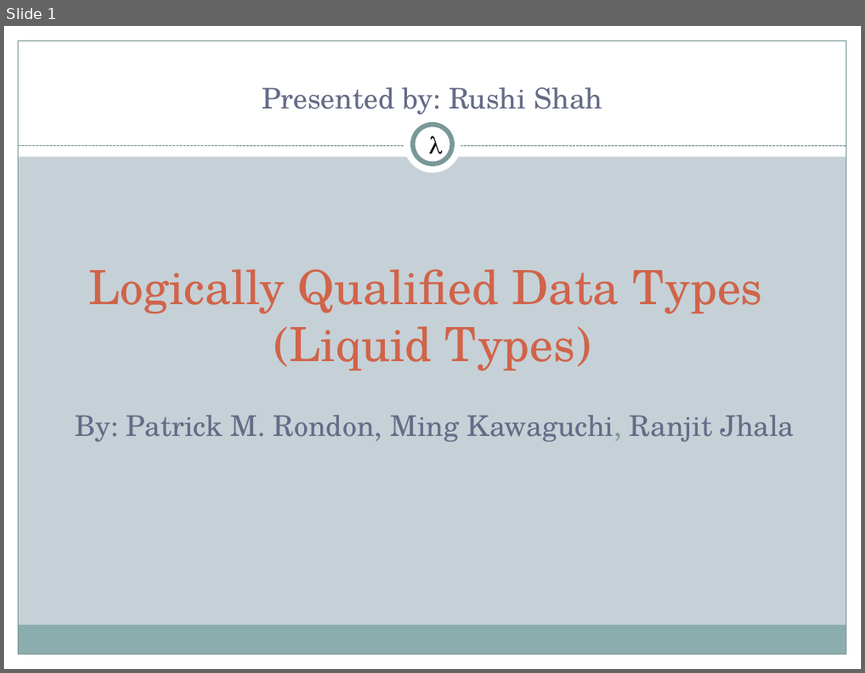
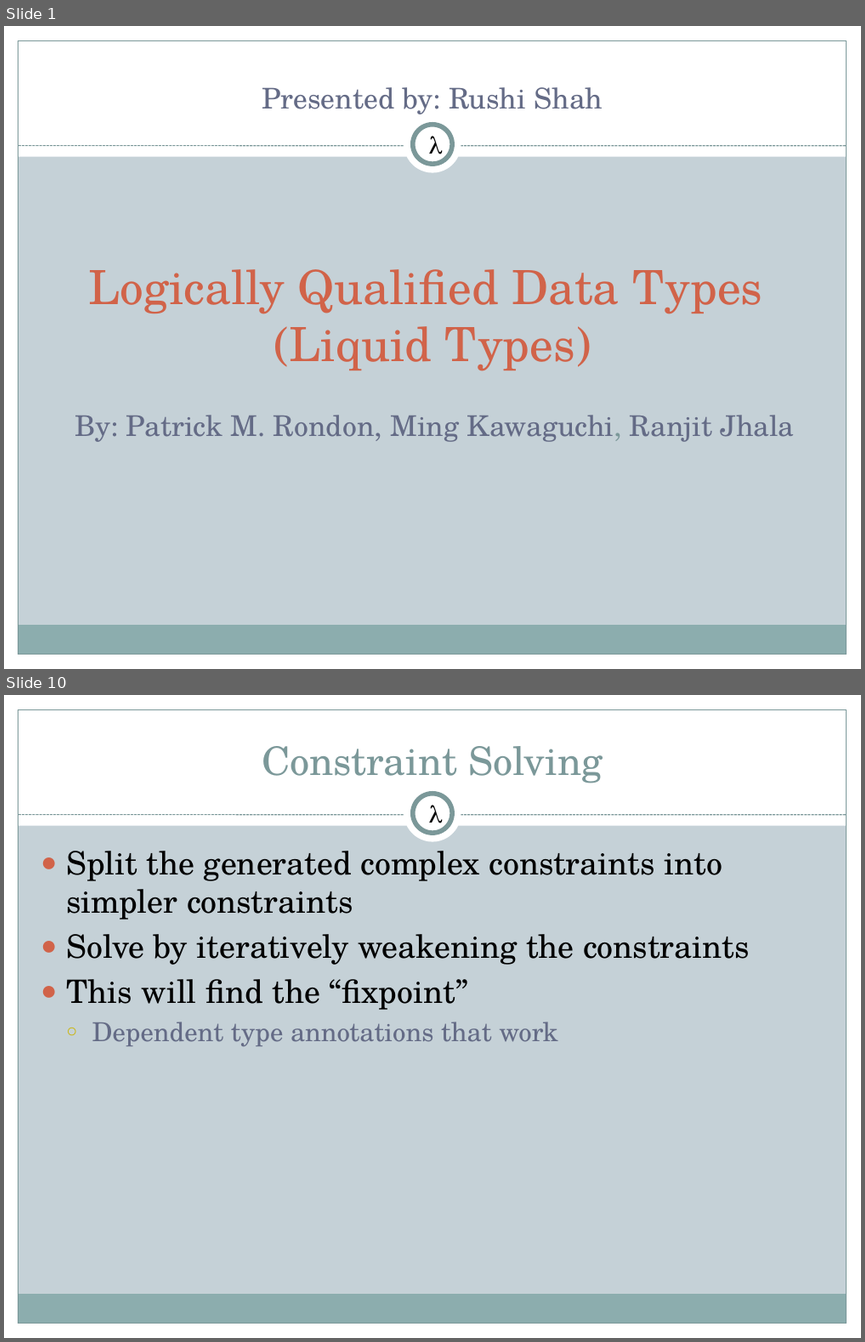
Before and after one commit to 2016rshah/CS395T, a slide deck: liquid-types.pptx. Shown one above the other, each under a label of ours: slide 1 before the commit, slides 1 and 10 after it; the slides between them are not shown. The pictures are 865x673 and 865x1342 pixels, drawn with LibreOffice and Linux fonts; fonts in the diff are those of the drawing. Boxes give left, top, right and bottom in pixels: in the first picture for what was removed or moved away, otherwise in the second. Text is boxed around its words. In the diff, an @@ line names an element or a change of style, - is before the commit and + after.

```diff
--- a/liquid-types.pptx
+++ b/liquid-types.pptx
@@ slide 10 added at <box>4,695,861,1338</box>, background #C5D1D7; not listed: 9 template elements that a slide beside it also shows @@
@@ title added at <box>262,746,602,783</box>, 33 pt, text #7C999A @@
+Constraint Solving
@@ text added at <box>428,805,443,830</box>, 20 pt, text #000000 @@
+λ
@@ text added at <box>66,851,749,1046</box>, 27 pt, text #000000 @@
+● Split the generated complex constraints into simpler constraints
+● Solve by iteratively weakening the constraints
+● This will find the “fixpoint”
+  ○ Dependent type annotations that work
```
Also in this commit, not shown: 6 slides changed, 29 other slides added, 1 slide removed, 2 other files.
